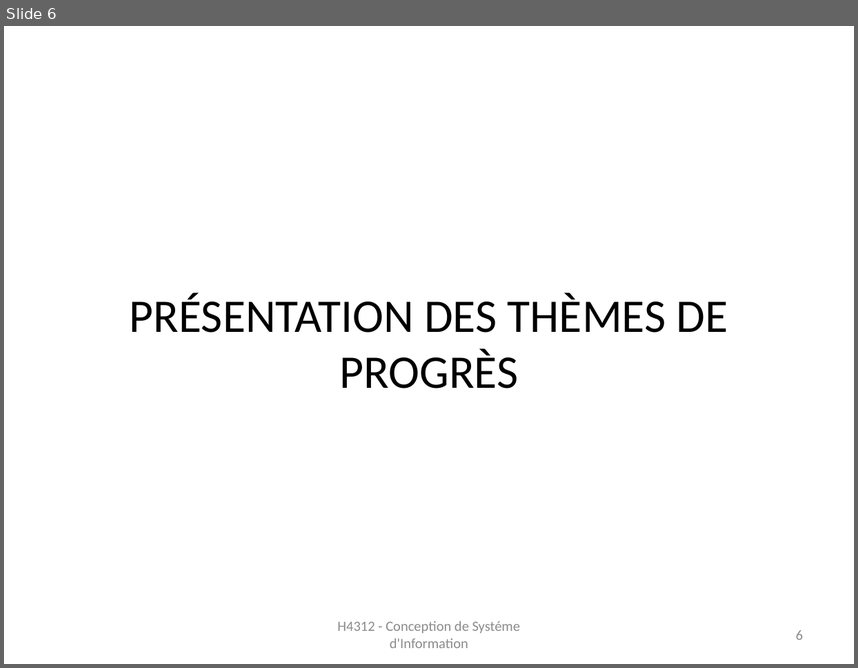
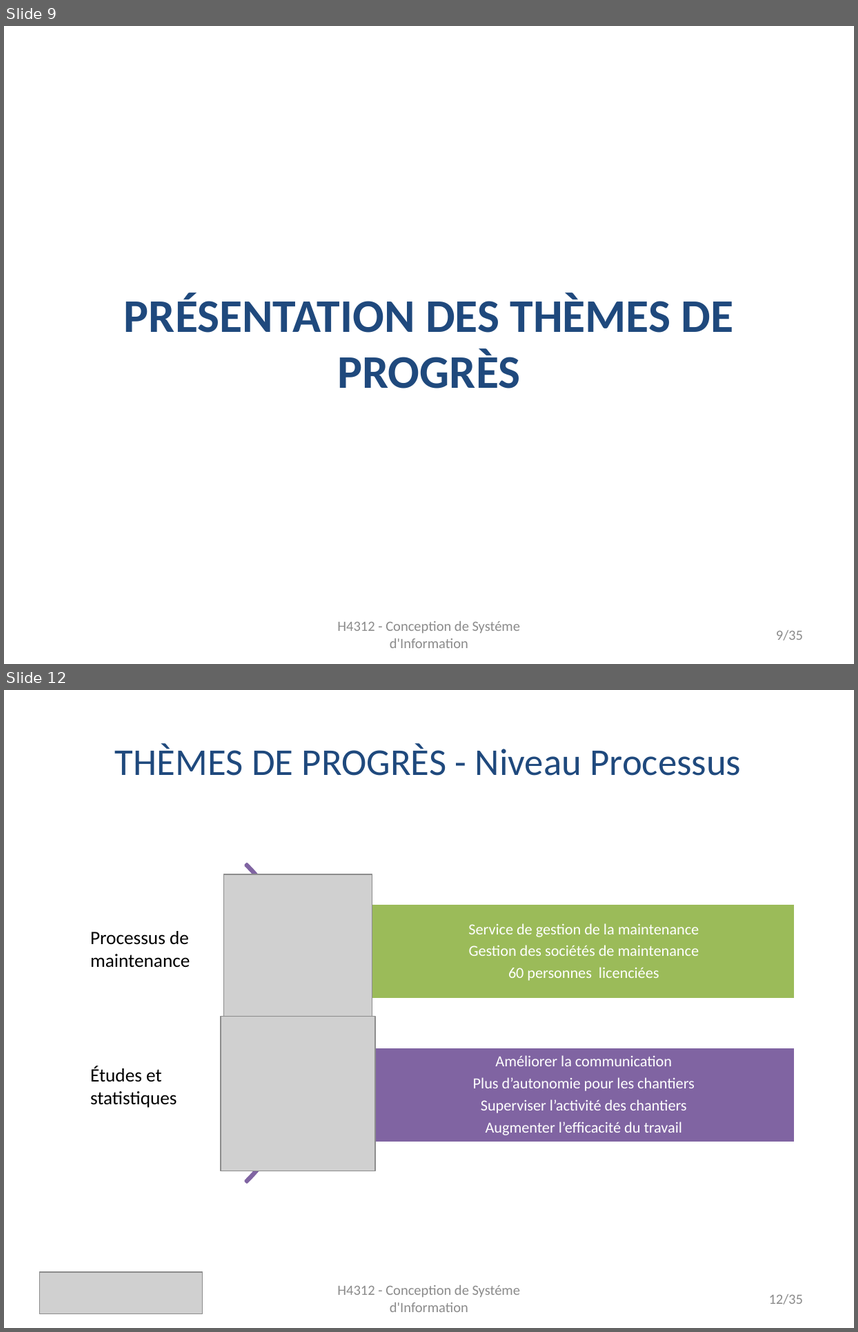
Before and after one commit to monicaGolumbeanu/GSTP, a slide deck: rapports/presentation/presentationFinale.pptx. Shown one above the other, each under a label of ours: slide 6 before the commit, slides 9 and 12 after it; the slides between them are not shown. The pictures are 858x668 and 858x1332 pixels, drawn with LibreOffice and Linux fonts; fonts in the diff are those of the drawing; grey boxes stand for pictures. Boxes give left, top, right and bottom in pixels: in the first picture for what was removed or moved away, otherwise in the second. Text is boxed around its words. In the diff, an @@ line names an element or a change of style, - is before the commit and + after.

```diff
--- a/rapports/presentation/presentationFinale.pptx
+++ b/rapports/presentation/presentationFinale.pptx
@@ slide 12 added at [4,690,854,1328], background #FFFFFF @@
@@ text added at [115,744,742,776], 32 pt, text #1F497D @@
+THÈMES DE PROGRÈS - Niveau Processus
@@ picture added at [223,874,372,1023] @@
@@ text added at [90,931,190,967], 16 pt, text #000000 @@
+Processus de
+maintenance
@@ picture added at [221,1016,375,1170] @@
@@ group added at [4,798,795,1248]: 2 rectangles, 2 texts, 1 arch (boxed as its full ring) @@
+Service de gestion de la maintenance
+Gestion des sociétés de maintenance
+60 personnes licenciées
+Améliorer la communication
+Plus d’autonomie pour les chantiers
+Superviser l’activité des chantiers
+Augmenter l’efficacité du travail
@@ text added at [90,1065,177,1107], 16 pt, text #000000 @@
+Études et
+statistiques
@@ picture added at [40,1272,203,1313] @@
@@ text added at [337,1285,520,1312], 12 pt, text #8C8C8C @@
+H4312 - Conception de Systéme d'Information
@@ page number added at [769,1294,803,1304], 12 pt, text #8C8C8C @@
+12/35
@@ what was slide 6 is now slide 9 @@
@@ slide 9 changed as well @@
@@ title "PRÉSENTATION DES THÈMES DE PROGRÈS" at [124,293,734,388]: text colour #000000 to #1F497D, bold on @@
@@ page number at [776,630,803,640]: text changed @@
-6
+9/35
```
Also in this commit, not shown: 7 other slides changed, 26 other slides added, 2 other files.
